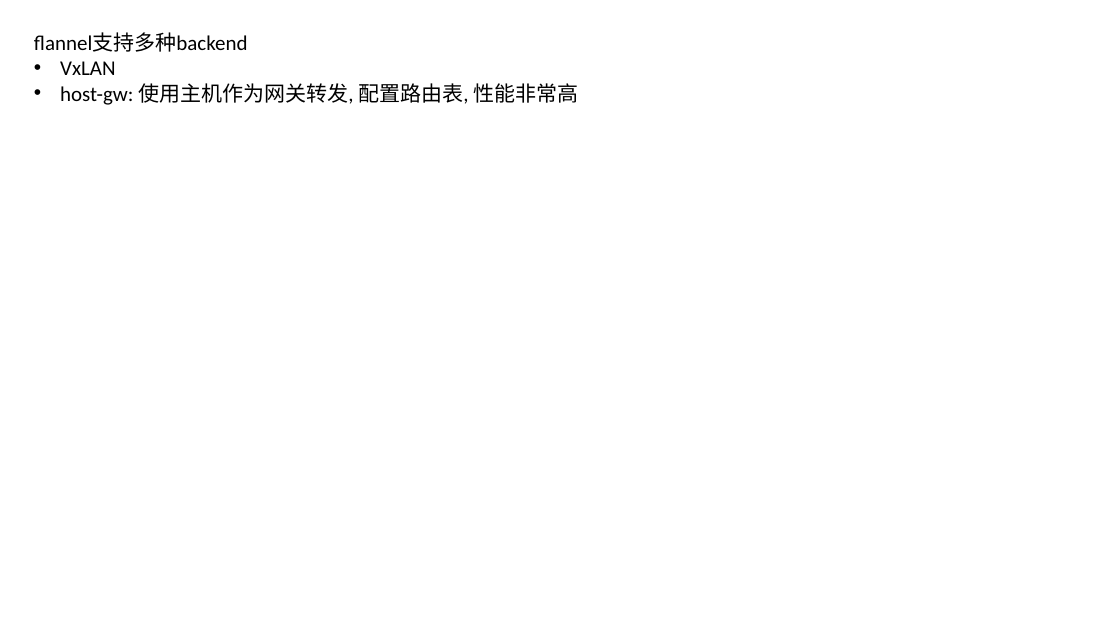
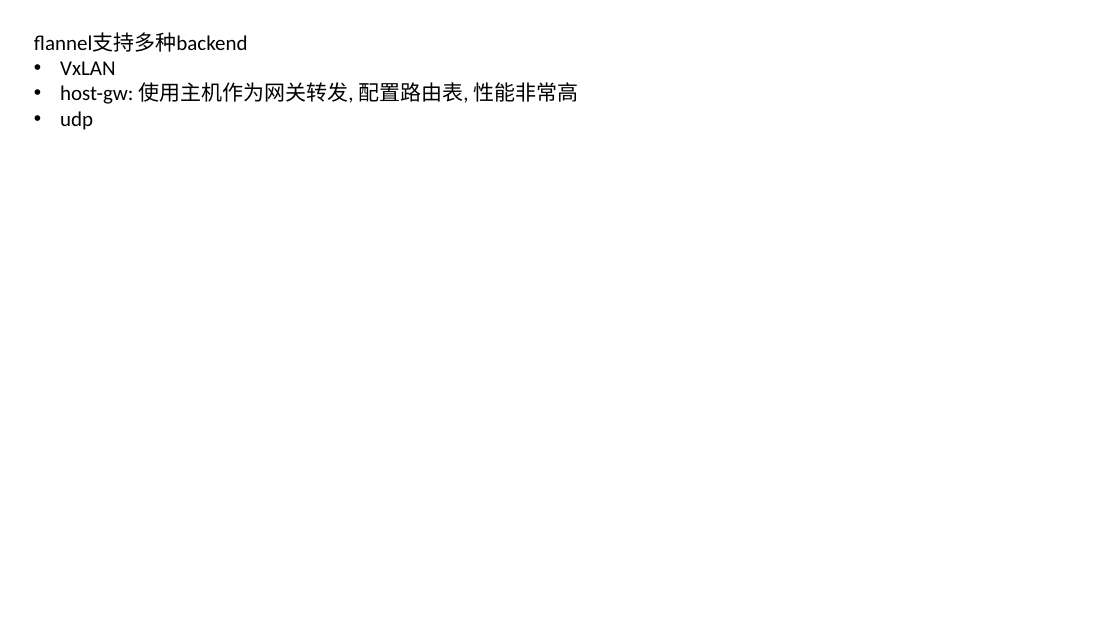
Before and after one commit to johnnylei/reource, a slide deck: slide 162 of k8s/kubernetes.pptx (slide 154 before the commit). Drawn at 1120x630 pixels with LibreOffice and Linux fonts; fonts in the diff are those of the drawing. Boxes give left, top, right and bottom in pixels: in the first picture for what was removed or moved away, otherwise in the second. Text is boxed around its words. In the diff, an @@ line names an element or a change of style, - is before the commit and + after.

```diff
--- a/k8s/kubernetes.pptx
+++ b/k8s/kubernetes.pptx
@@ text at [60, 111, 93, 130]: paragraph added @@
+• udp
```
Also in this commit, not shown: 8 other slides changed, 48 slides added.
